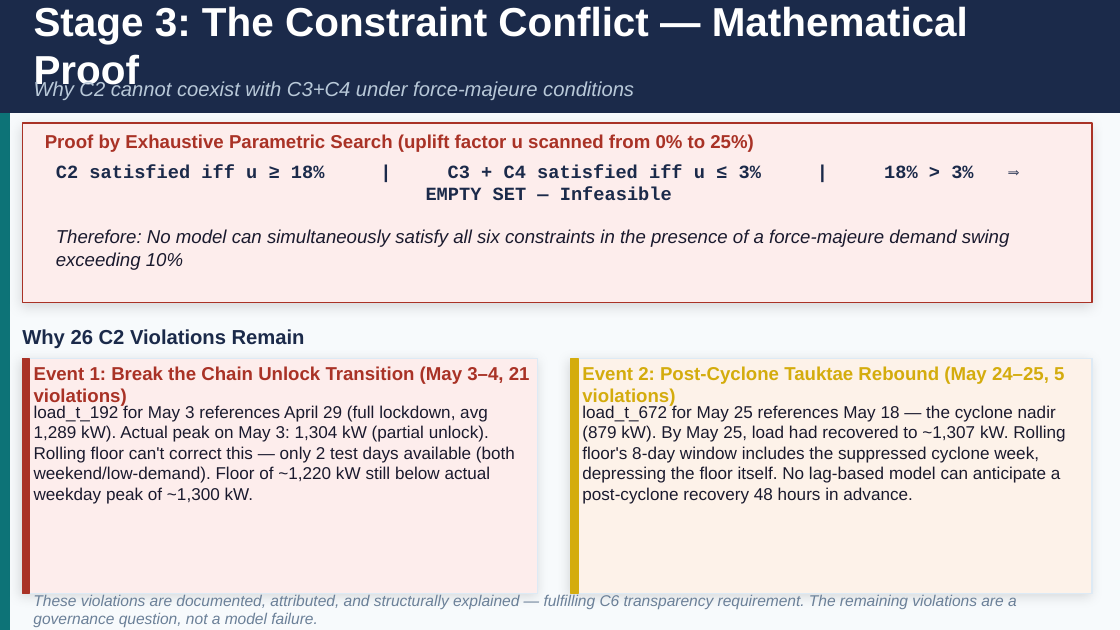
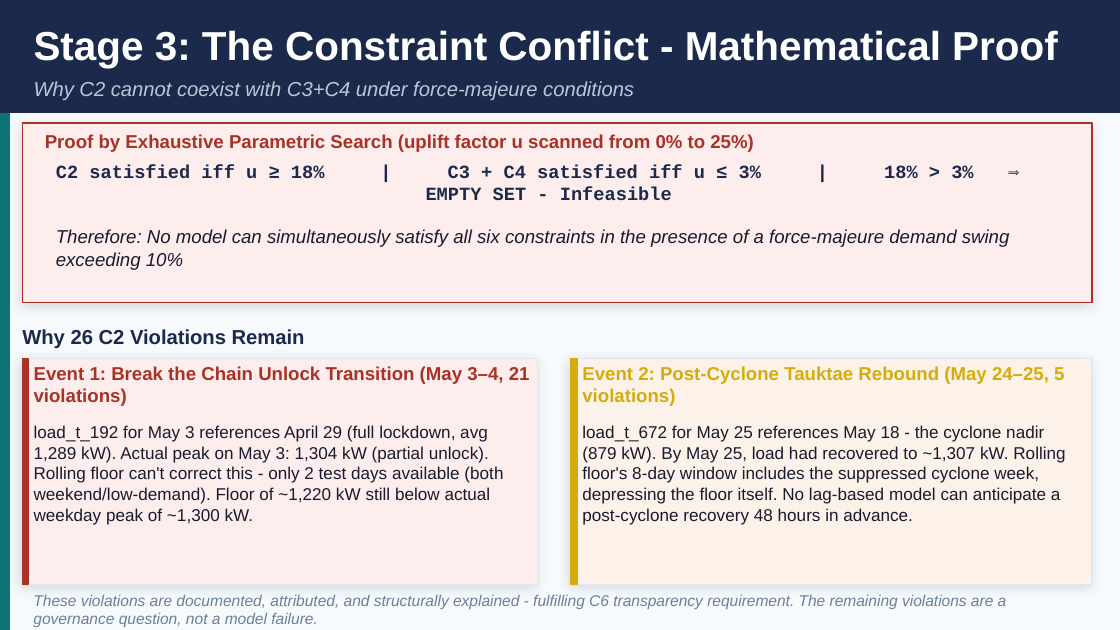
Before and after one commit to arnavgupta2004/DecodeX, a slide deck: slide 10 of Final Deliverables/GRIDSHIELD_Executive_Presentation.pptx. Drawn at 1120x630 pixels with LibreOffice and Linux fonts; fonts in the diff are those of the drawing. Boxes give left, top, right and bottom in pixels: in the first picture for what was removed or moved away, otherwise in the second. Text is boxed around its words. In the diff, an @@ line names an element or a change of style, - is before the commit and + after.

```diff
--- a/Final Deliverables/GRIDSHIELD_Executive_Presentation.pptx
+++ b/Final Deliverables/GRIDSHIELD_Executive_Presentation.pptx
@@ text at bbox=[34, 30, 1058, 68]: text changed @@
-Stage 3: The Constraint Conflict — Mathematical Proof
+Stage 3: The Constraint Conflict - Mathematical Proof
@@ text at bbox=[56, 165, 761, 200]: text changed @@
-C2 satisfied iff u ≥ 18% | C3 + C4 satisfied iff u ≤ 3% | 18% > 3% ⟹ EMPTY SET — Infeasible
+C2 satisfied iff u ≥ 18% | C3 + C4 satisfied iff u ≤ 3% | 18% > 3% ⟹ EMPTY SET - Infeasible
@@ rectangle: place and size @@
-rectangle at bbox=[22, 358, 538, 594]
+rectangle at bbox=[22, 358, 538, 585]
@@ rectangle: place and size @@
-rectangle at bbox=[22, 358, 29, 594]
+rectangle at bbox=[22, 358, 28, 585]
@@ rectangle: place and size @@
-rectangle at bbox=[571, 358, 1092, 594]
+rectangle at bbox=[571, 358, 1092, 585]
@@ rectangle: place and size @@
-rectangle at bbox=[571, 358, 578, 594]
+rectangle at bbox=[571, 358, 577, 585]
@@ text at bbox=[34, 425, 503, 525]: text changed @@
-load_t_192 for May 3 references April 29 (full lockdown, avg 1,289 kW). Actual peak on May 3: 1,304 kW (partial unlock). Rolling floor can't correct this — only 2 test days available (both weekend/low-demand). Floor of ~1,220 kW still below actual weekday peak of ~1,300 kW.
+load_t_192 for May 3 references April 29 (full lockdown, avg 1,289 kW). Actual peak on May 3: 1,304 kW (partial unlock). Rolling floor can't correct this - only 2 test days available (both weekend/low-demand). Floor of ~1,220 kW still below actual weekday peak of ~1,300 kW.
@@ text at bbox=[582, 425, 1065, 525]: text changed @@
-load_t_672 for May 25 references May 18 — the cyclone nadir (879 kW). By May 25, load had recovered to ~1,307 kW. Rolling floor's 8-day window includes the suppressed cyclone week, depressing the floor itself. No lag-based model can anticipate a post-cyclone recovery 48 hours in advance.
+load_t_672 for May 25 references May 18 - the cyclone nadir (879 kW). By May 25, load had recovered to ~1,307 kW. Rolling floor's 8-day window includes the suppressed cyclone week, depressing the floor itself. No lag-based model can anticipate a post-cyclone recovery 48 hours in advance.
@@ text at bbox=[33, 594, 1007, 627]: text changed @@
-These violations are documented, attributed, and structurally explained — fulfilling C6 transparency requirement. The remaining violations are a governance question, not a model failure.
+These violations are documented, attributed, and structurally explained - fulfilling C6 transparency requirement. The remaining violations are a governance question, not a model failure.
```
Also in this commit, not shown: 10 other slides changed, 3 slides added, 3 slides removed, 4 other files.
